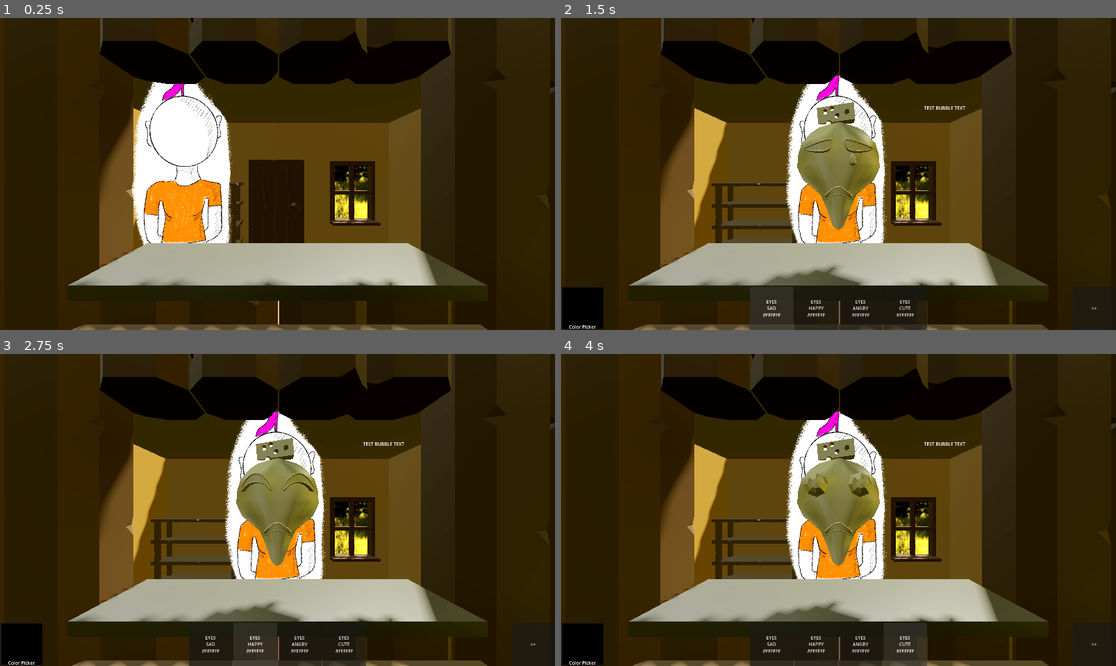
Above: before the commit, frames 1-4 (two rows, left to right).
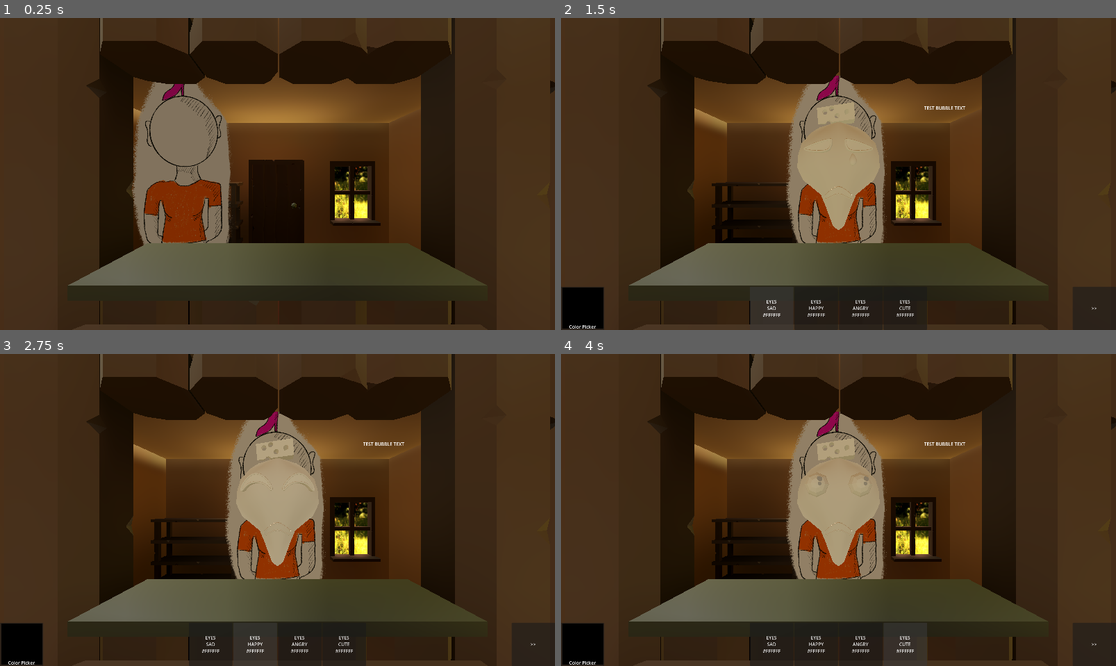
Above: after the commit, the same moments.

Repository: Xzaver/Bausparvertrag-GGJam-2026
Game: Godot game, scene res://game/game.tscn
The game is run twice, just before and just after one commit, with the same random seed, the same clock (stepped at 60 frames per second) and the same inputs.
Inputs:
- Up to frame 1 (0.25 s): no input
- Up to frame 2 (1.5 s): click "EYES SAD #FFFFFF" at 1.25 s
- Up to frame 3 (2.75 s): click "EYES HAPPY #FFFFFF" at 2 s
- Up to frame 4 (4 s): click "EYES ANGRY #FFFFFF" at 2.75 s; click "EYES CUTE #FFFFFF" at 3.5 s

The runs differ from the first frame. In frame 1, 61% of the frame differs, in the area x 0-100%, y 0-100%; in frame 2, 62%; in frame 3, 62%; in frame 4, 62%.
Error in both runs: Invalid call. Nonexistent function 'displayChallengeDialogue' in base 'Nil'. (res://game/core/GameLoop.gd:81)

Commit message:
add lightbake

Diff:
--- a/game/game.tscn
+++ b/game/game.tscn
@@ -5,6 +5,7 @@
 [ext_resource type="Texture2D" uid="uid://bj0mmrjfbhbfh" path="res://assets/sky/meadow_2k.hdr" id="2_vsp63"]
 [ext_resource type="PackedScene" uid="uid://bocv7txk50p4d" path="res://game/maskContructor/maskConstructor.tscn" id="3_4fuuu"]
 [ext_resource type="PackedScene" uid="uid://bv1l4n3rbgv53" path="res://game/challenges/ChallengeManager.tscn" id="3_b686c"]
+[ext_resource type="LightmapGIData" uid="uid://bwvcsv7opmaki" path="res://game/core/data/game.lmbake" id="3_fegy3"]
 [ext_resource type="PackedScene" path="res://game/ScoreKeeper/ScoreKeeper.tscn" id="3_hb504"]
 [ext_resource type="PackedScene" uid="uid://ci7lkqfsb37wk" path="res://assets/maskComponents/new/eyes/EYES_SAD.tscn" id="4_qf6n1"]
 [ext_resource type="PackedScene" uid="uid://dqb5huwrc4ohg" path="res://game/UI_FrontEnd/ui_front_end_node.tscn" id="5_dakft"]
@@ -41,7 +42,9 @@
 background_mode = 2
 sky = SubResource("Sky_dxrkv")
 tonemap_mode = 2
-glow_enabled = true
+sdfgi_use_occlusion = true
+
+[sub_resource type="BoxMesh" id="BoxMesh_hbvmx"]
 
 [sub_resource type="SphereMesh" id="SphereMesh_4fuuu"]
 
@@ -108,10 +111,18 @@
 
 [node name="DirectionalLight3D" type="DirectionalLight3D" parent="." unique_id=1421054625]
 transform = Transform3D(-0.8660254, -0.43301278, 0.25, 0, 0.49999997, 0.86602545, -0.50000006, 0.75, -0.43301266, 0, 8.312077, 0)
+light_bake_mode = 1
 shadow_enabled = true
 
 [node name="WorldEnvironment" type="WorldEnvironment" parent="." unique_id=1350188789]
 environment = SubResource("Environment_dakft")
+
+[node name="LightmapGI" type="LightmapGI" parent="." unique_id=1167396784]
+supersampling = true
+directional = true
+shadowmask_mode = 2
+interior = true
+light_data = ExtResource("3_fegy3")
 
 [node name="ScoreKeeper" parent="." unique_id=680791359 instance=ExtResource("3_hb504")]
 
@@ -147,8 +158,12 @@
 shape_CUTE = ExtResource("18_pvdu1")
 maskRoot = NodePath("../Workbench/MaskConstruct/ShapeOrig/Final")
 
-[node name="Room" parent="." unique_id=628620454 instance=ExtResource("5_dxrkv")]
+[node name="Room" parent="." unique_id=2075882144 instance=ExtResource("5_dxrkv")]
 transform = Transform3D(-4.371139e-08, 0, -1, 0, 1, 0, 1, 0, -4.371139e-08, 0, 0, 0)
+
+[node name="back wall" type="MeshInstance3D" parent="Room" unique_id=1641815834]
+transform = Transform3D(0.28357825, 0, 0, 0, 3.7927964, 0, -8.881784e-16, 0, 5.8979096, 3.738274, 1.5912862, -1.6340515e-07)
+mesh = SubResource("BoxMesh_hbvmx")
 
 [node name="Player" type="Node" parent="." unique_id=1446228021]
 
@@ -172,7 +187,7 @@
 transform = Transform3D(0.135, 0, 0, 0, 0.135, 0, 0, 0, 0.135, 0.08, 0, 0)
 mesh = SubResource("SphereMesh_4fuuu")
 
-[node name="Happy_eyes2" parent="Workbench/MaskConstruct/EyesOrig" unique_id=1578115889 instance=ExtResource("5_y36n6")]
+[node name="Happy_eyes2" parent="Workbench/MaskConstruct/EyesOrig" unique_id=1316596280 instance=ExtResource("5_y36n6")]
 transform = Transform3D(1, 0, 0, 0, -4.371139e-08, -1, 0, 1, -4.371139e-08, 0, -0.1123867, -0.026047945)
 visible = false
 
@@ -185,7 +200,7 @@
 visible = false
 mesh = SubResource("PrismMesh_dxrkv")
 
-[node name="Sad_Mouth2" parent="Workbench/MaskConstruct/MouthOrig" unique_id=1420715533 instance=ExtResource("6_l8g03")]
+[node name="Sad_Mouth2" parent="Workbench/MaskConstruct/MouthOrig" unique_id=1213112678 instance=ExtResource("6_l8g03")]
 transform = Transform3D(-8.742278e-08, -1, -3.5527137e-15, -3.5527137e-15, 3.5527137e-15, -1, 1, -8.742278e-08, -1.5529405e-22, -0.021644235, 0, -9.460983e-10)
 
 [node name="TopOrig" type="Node3D" parent="Workbench/MaskConstruct" unique_id=1123904473]
@@ -210,7 +225,7 @@
 visible = false
 mesh = SubResource("BoxMesh_u5opy")
 
-[node name="Mask_Shape" parent="Workbench/MaskConstruct/ShapeOrig" unique_id=1938990181 instance=ExtResource("7_j8tme")]
+[node name="Mask_Shape" parent="Workbench/MaskConstruct/ShapeOrig" unique_id=1618201358 instance=ExtResource("7_j8tme")]
 transform = Transform3D(1, 0, -3.5527137e-15, 0, -4.371139e-08, -1, -3.5527137e-15, 1, -4.371139e-08, 4.440892e-16, -0.031895638, -0.010597706)
 visible = false
 
@@ -225,6 +240,10 @@
 [node name="AnimationPlayer" parent="CustomerDoll" index="0" unique_id=1298844310]
 libraries/ = SubResource("AnimationLibrary_ln7ps")
 
+[node name="Sprite3D" parent="CustomerDoll/Path3D/PathFollow3D" parent_id_path=PackedInt32Array(285034977, 418750148) index="0" unique_id=849827817]
+gi_mode = 2
+shaded = true
+
 [node name="TextGenerator" parent="." unique_id=1622416483 instance=ExtResource("29_58yx1")]
 dialogue = ExtResource("30_hbvmx")
 
